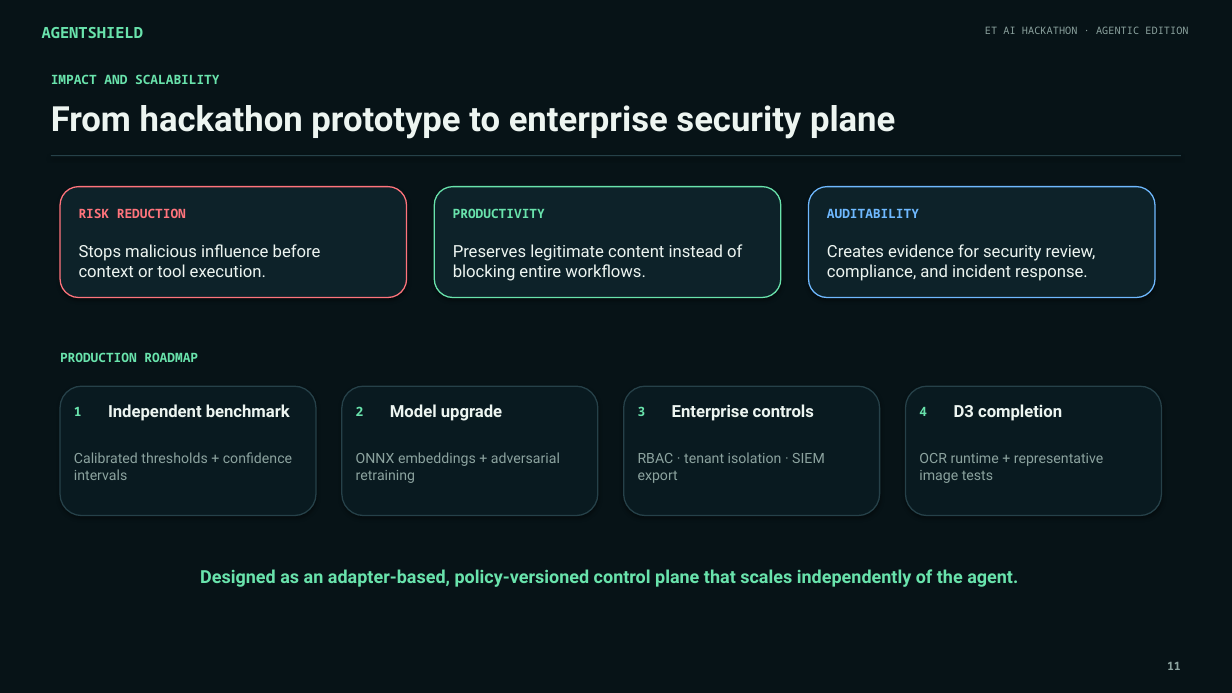
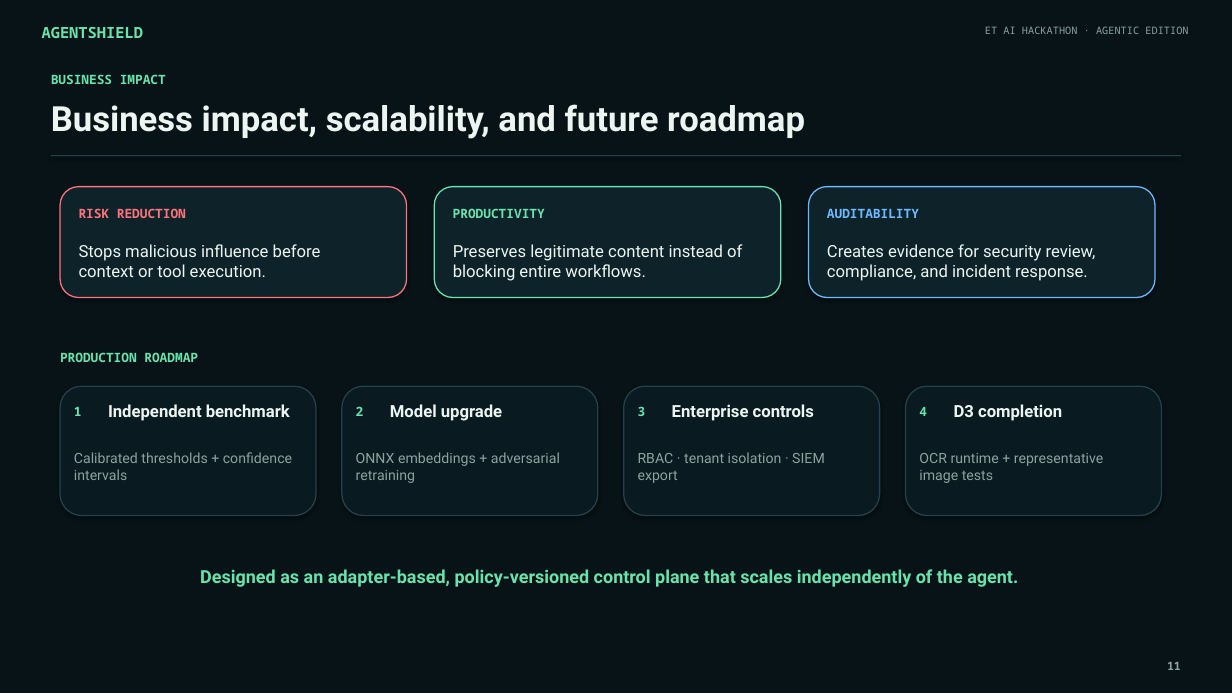
Before and after one commit to vishwajeetkumar9631/sentinelgate-agentic-security, a slide deck: slide 11 of Vishwajeet_Kumar_SentinelGate_Pitch_Deck.pptx. Drawn at 1232x693 pixels with LibreOffice and Linux fonts; fonts in the diff are those of the drawing. Boxes give left, top, right and bottom in pixels: in the first picture for what was removed or moved away, otherwise in the second. Text is boxed around its words. In the diff, an @@ line names an element or a change of style, - is before the commit and + after.

```diff
--- a/Vishwajeet_Kumar_SentinelGate_Pitch_Deck.pptx
+++ b/Vishwajeet_Kumar_SentinelGate_Pitch_Deck.pptx
@@ text at box(51, 74, 166, 84): text changed @@
-IMPACT AND SCALABILITY
+BUSINESS IMPACT
@@ text at box(51, 104, 805, 139): text changed @@
-From hackathon prototype to enterprise security plane
+Business impact, scalability, and future roadmap
```
Also in this commit, not shown: 6 other slides changed, 1 slide added, 1 slide removed, 2 other files.
